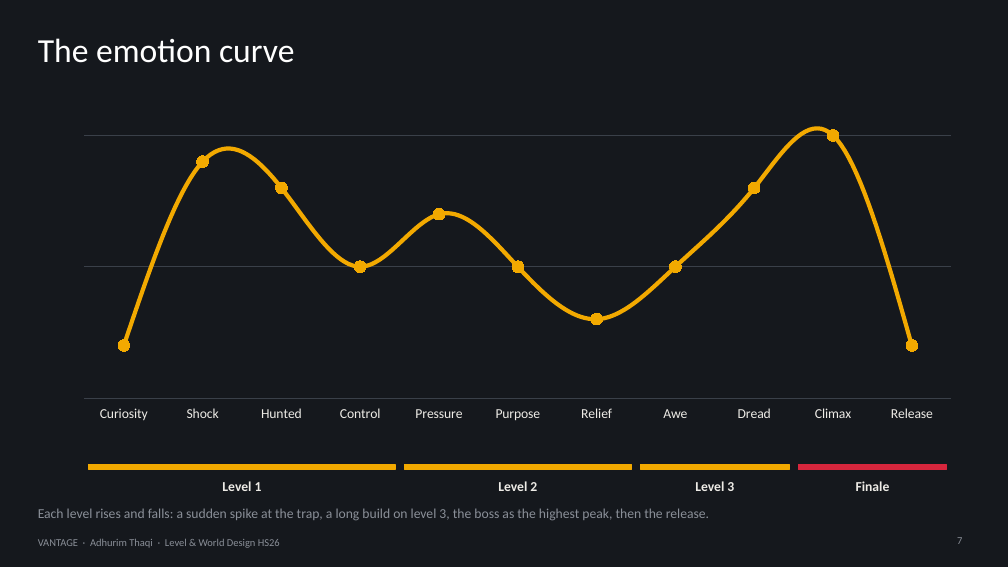
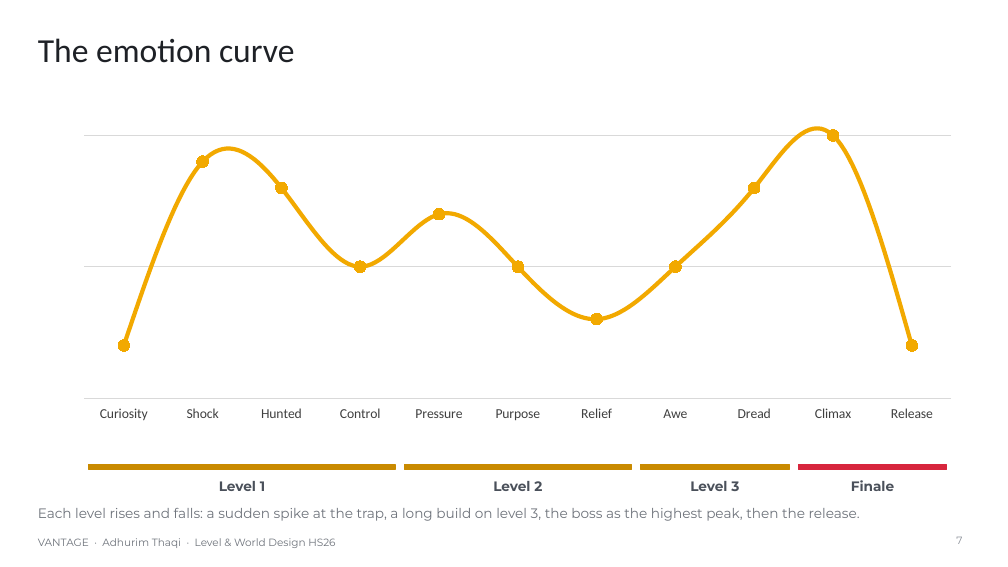
Before and after one commit to AdhurimThaqi/vantage-level-world-design, a slide deck: slide 7 of PaperDocumentation-/Presentation/VANTAGE_Presentation.pptx. Drawn at 1008x567 pixels with LibreOffice and Linux fonts; fonts in the diff are those of the drawing. Boxes give left, top, right and bottom in pixels: in the first picture for what was removed or moved away, otherwise in the second. Text is boxed around its words. In the diff, an @@ line names an element or a change of style, - is before the commit and + after.

```diff
--- a/PaperDocumentation-/Presentation/VANTAGE_Presentation.pptx
+++ b/PaperDocumentation-/Presentation/VANTAGE_Presentation.pptx
@@ background #15181D to #FFFFFF @@
@@ title "The emotion curve" at [38, 38, 294, 63]: text colour #FFFFFF to #1E2126 @@
@@ line chart at [38, 87, 970, 457] @@
@@ category axis changed @@
@@ value axis changed @@
@@ background changed @@
@@ lettering changed @@
@@ fill #F2A900 to #C98A00; outline #F2A900 1 pt to #C98A00 1 pt in 3 elements at [89, 465, 395, 470], [405, 465, 632, 470], [640, 465, 789, 470] @@
@@ font Calibri to Montserrat, text colour #EDEBE6 to #4A505A in 4 elements at [219, 481, 265, 491], [493, 481, 542, 491], [690, 481, 739, 491], [851, 480, 894, 491] @@
@@ text "Each level rises and falls: ..." at [38, 508, 860, 521]: font Calibri to Montserrat, text colour #8A8F98 to #6E737B @@
@@ text "VANTAGE · Adhurim Thaqi · ..." at [38, 538, 335, 548]: font Calibri to Montserrat, text colour #8A8F98 to #6E737B @@
@@ page number at [956, 536, 962, 544]: font Calibri to Montserrat @@
```
Also in this commit, not shown: 8 other slides changed, 1 other file.
